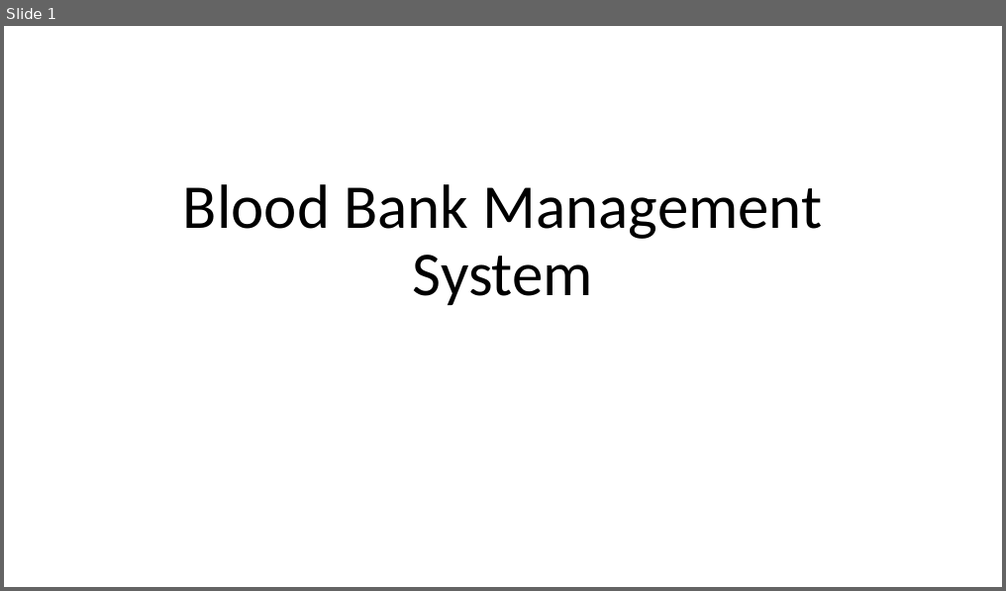
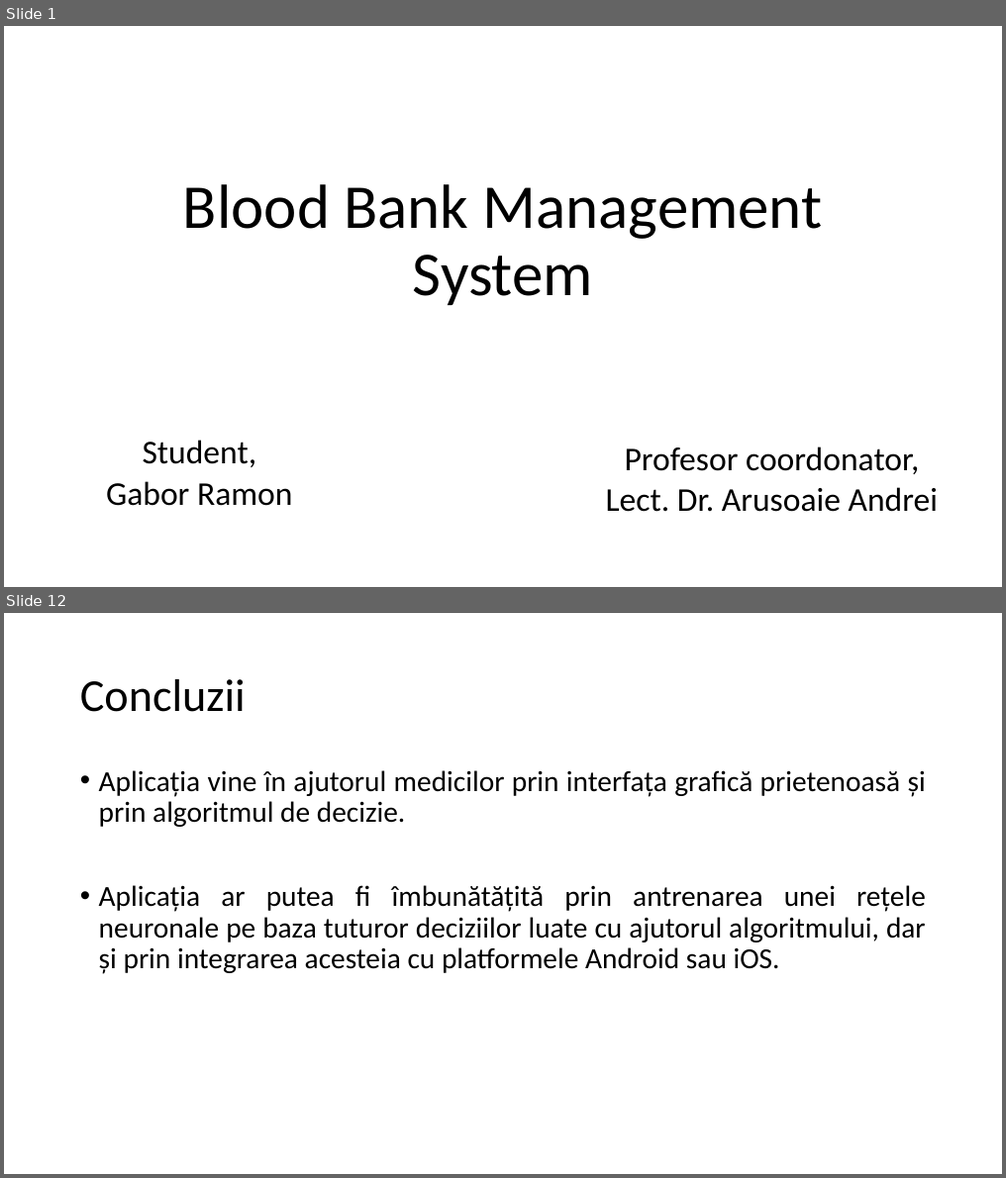
Before and after one commit to ramongabor95/Licenta, a slide deck: Licenta-Ramon Gabor.pptx. Shown one above the other, each under a label of ours: slide 1 before the commit, slides 1 and 12 after it; the slides between them are not shown. The pictures are 1006x591 and 1006x1178 pixels, drawn with LibreOffice and Linux fonts; fonts in the diff are those of the drawing. Boxes give left, top, right and bottom in pixels: in the first picture for what was removed or moved away, otherwise in the second. Text is boxed around its words. In the diff, an @@ line names an element or a change of style, - is before the commit and + after.

```diff
--- a/Licenta-Ramon Gabor.pptx
+++ b/Licenta-Ramon Gabor.pptx
@@ slide 12 added at bbox=[4, 613, 1002, 1174], background #FFFFFF @@
@@ title added at bbox=[80, 679, 246, 712], 44 pt, text #000000 @@
+Concluzii
@@ text added at bbox=[99, 770, 926, 974], 28 pt, text #000000 @@
+• Aplicația vine în ajutorul medicilor prin interfața grafică prietenoasă și prin algoritmul de decizie.
+• Aplicația ar putea fi îmbunătățită prin antrenarea unei rețele neuronale pe baza tuturor deciziilor luate cu ajutorul algoritmului, dar și prin integrarea acesteia cu platformele Android sau iOS.
@@ slide 1 changed as well @@
@@ subtitle added at bbox=[106, 440, 293, 506], 32 pt, text #000000 @@
+Student,
+Gabor Ramon
@@ text added at bbox=[606, 447, 938, 512], 32 pt, text #000000 @@
+Profesor coordonator,
+Lect. Dr. Arusoaie Andrei
```
Also in this commit, not shown: 11 other slides added.
